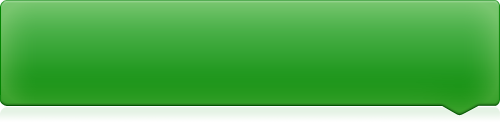
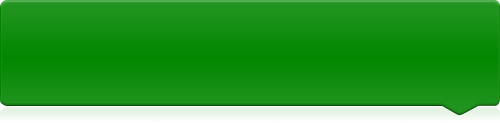
Layers edited between the first and the second w=500, h=123 image:
painted on "Fumetto" over [1, 1, 499, 114]
